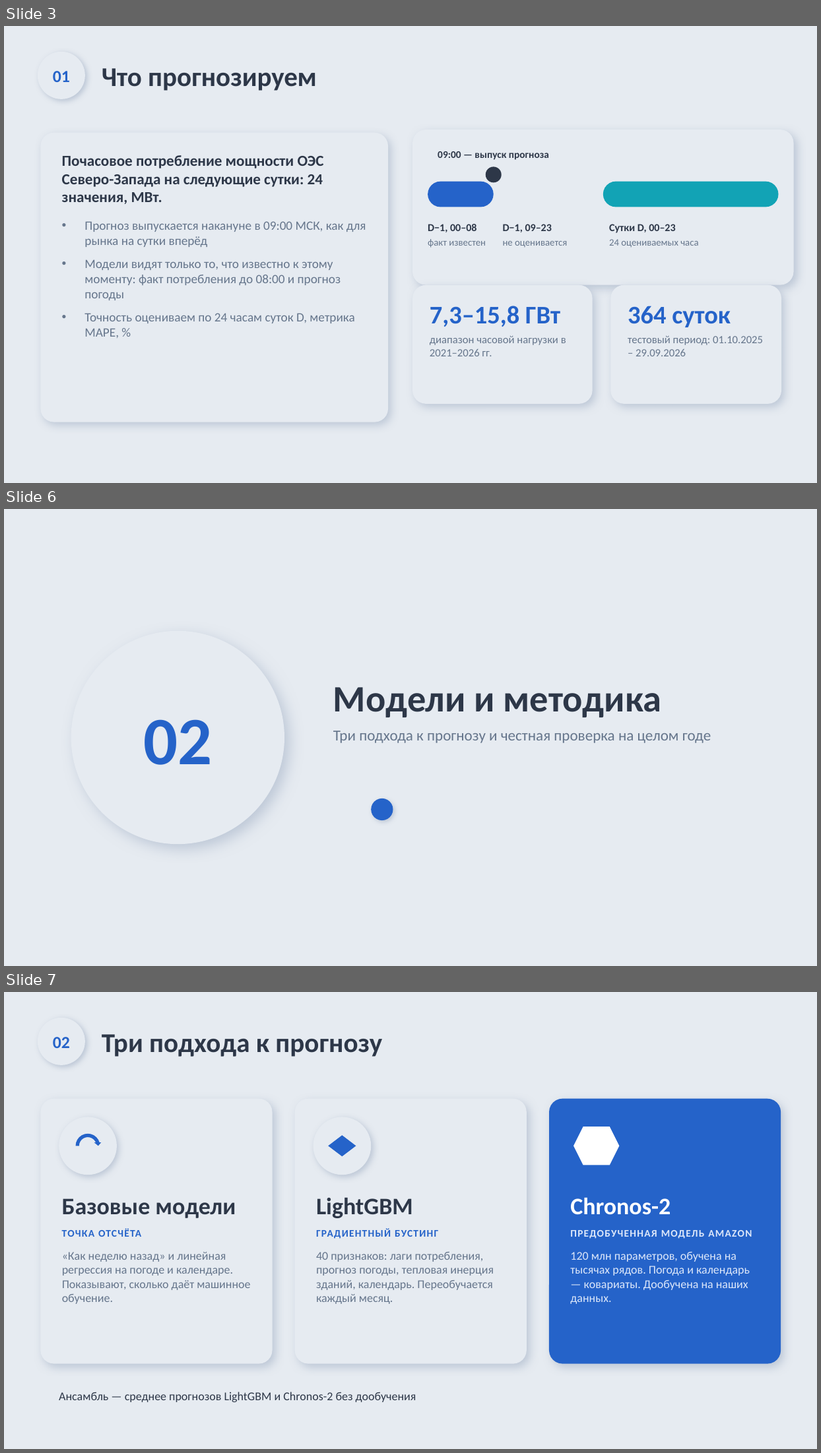
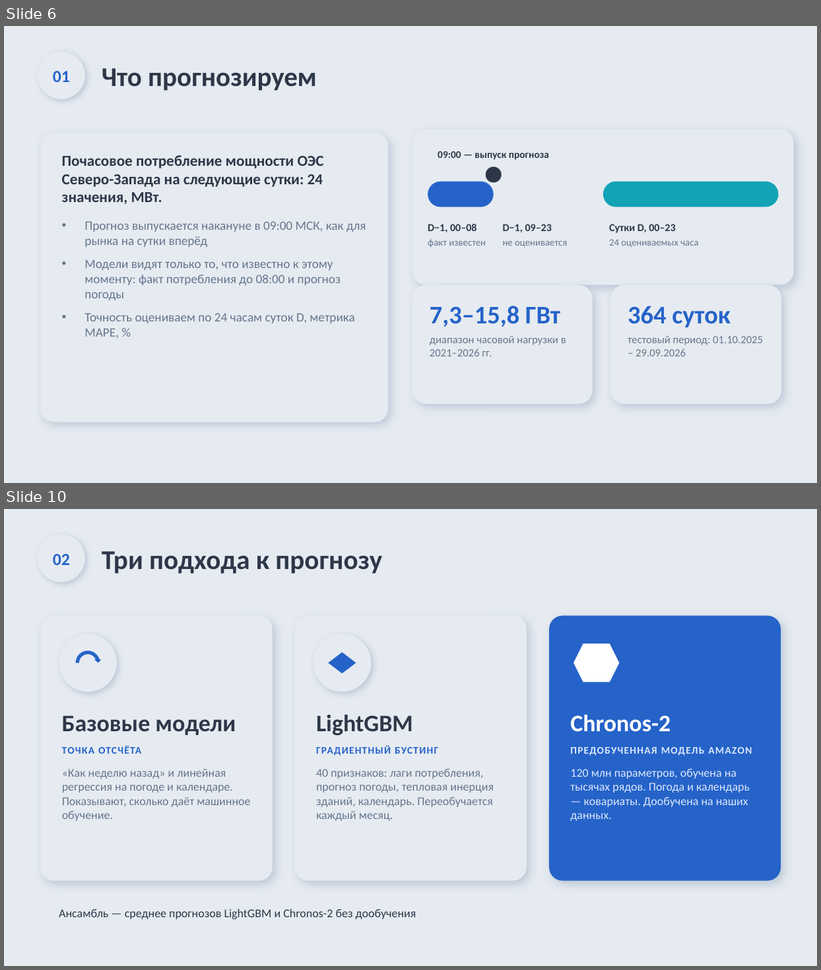
Before and after one commit to Nematzhanov/rosseti, a slide deck: deck/Прогноз потребления ОЭС СЗ — неоморфизм.pptx. Shown one above the other, each under a label of ours: slides 3, 6 and 7 before the commit, slides 6 and 10 after it; the slides between them are not shown. The pictures are 821x1453 and 821x970 pixels, drawn with LibreOffice and Linux fonts; fonts in the diff are those of the drawing. Boxes give left, top, right and bottom in pixels: in the first picture for what was removed or moved away, otherwise in the second. Text is boxed around its words. In the diff, an @@ line names an element or a change of style, - is before the commit and + after.

```diff
--- a/deck/Прогноз потребления ОЭС СЗ — неоморфизм.pptx
+++ b/deck/Прогноз потребления ОЭС СЗ — неоморфизм.pptx
@@ slide 6 removed at [4,509,817,966], background #E6EBF1 @@
@@ ellipse removed at [71,631,284,844] @@
@@ ellipse removed at [102,661,254,814] @@
@@ text removed at [333,687,662,718] @@
-Модели и методика
@@ text removed at [143,720,212,765] @@
-02
@@ text removed at [333,731,711,743] @@
-Три подхода к прогнозу и честная проверка на целом годе
@@ ellipse removed at [333,799,355,821] @@
@@ ellipse removed at [371,799,393,821] @@
@@ ellipse removed at [409,799,431,821] @@
@@ what was slide 3 is now slide 6 @@
@@ what was slide 7 is now slide 10 @@
```
Also in this commit, not shown: 5 slides changed, 6 slides added, 1 other slide removed, 5 other files.
